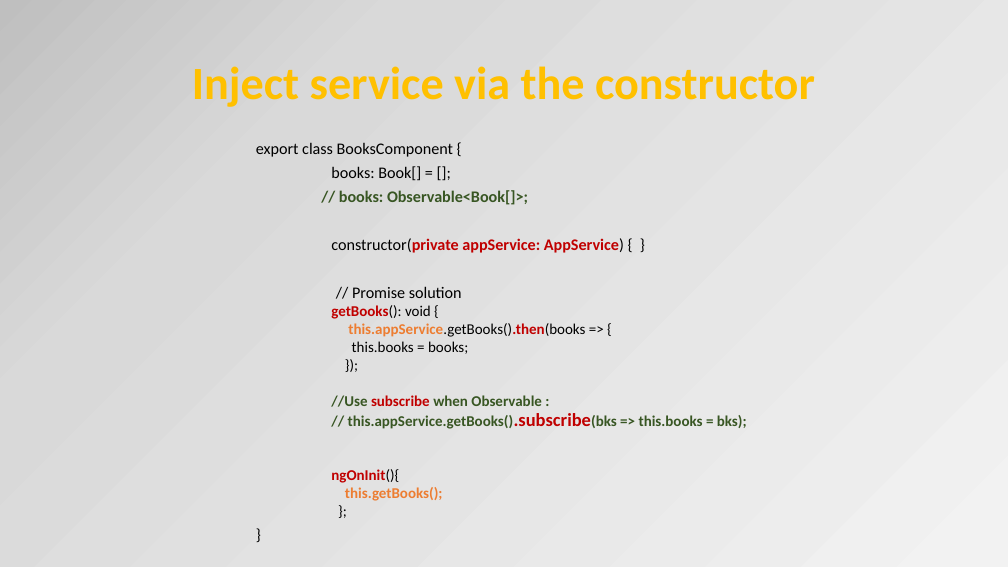
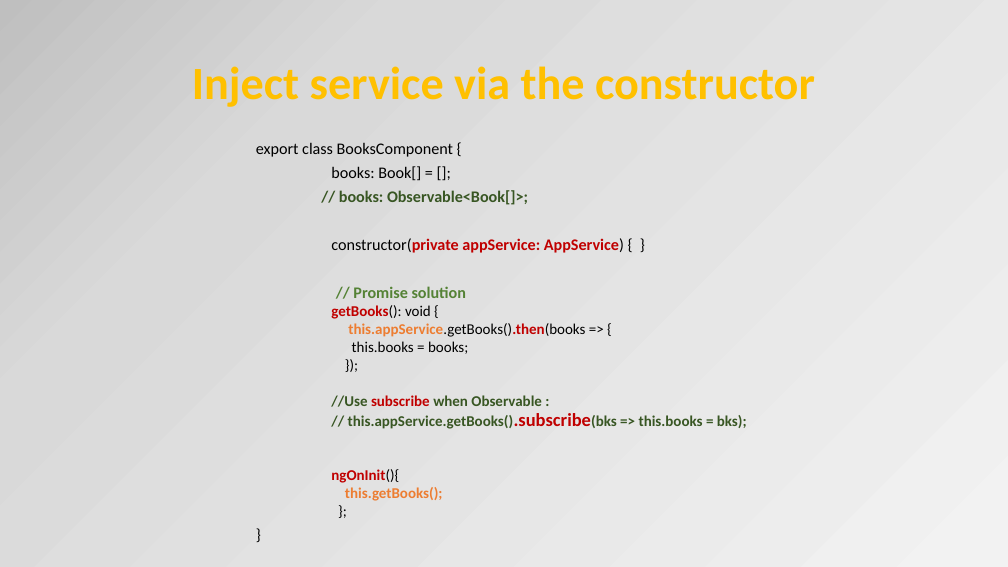
Before and after one commit to petereijgermans11/workshop-reactjs-angular, a slide deck: slide 30 of Angular2.pptx. Drawn at 1008x567 pixels with LibreOffice and Linux fonts; fonts in the diff are those of the drawing. Boxes give left, top, right and bottom in pixels: in the first picture for what was removed or moved away, otherwise in the second. Text is boxed around its words. In the diff, an @@ line names an element or a change of style, - is before the commit and + after.

```diff
--- a/Angular2.pptx
+++ b/Angular2.pptx
@@ text at bbox=[353, 286, 466, 298]: text colour #000000 to #548235, bold on in "// Promise solution" @@
```
Also in this commit, not shown: 5 other slides changed, 1 other file.
